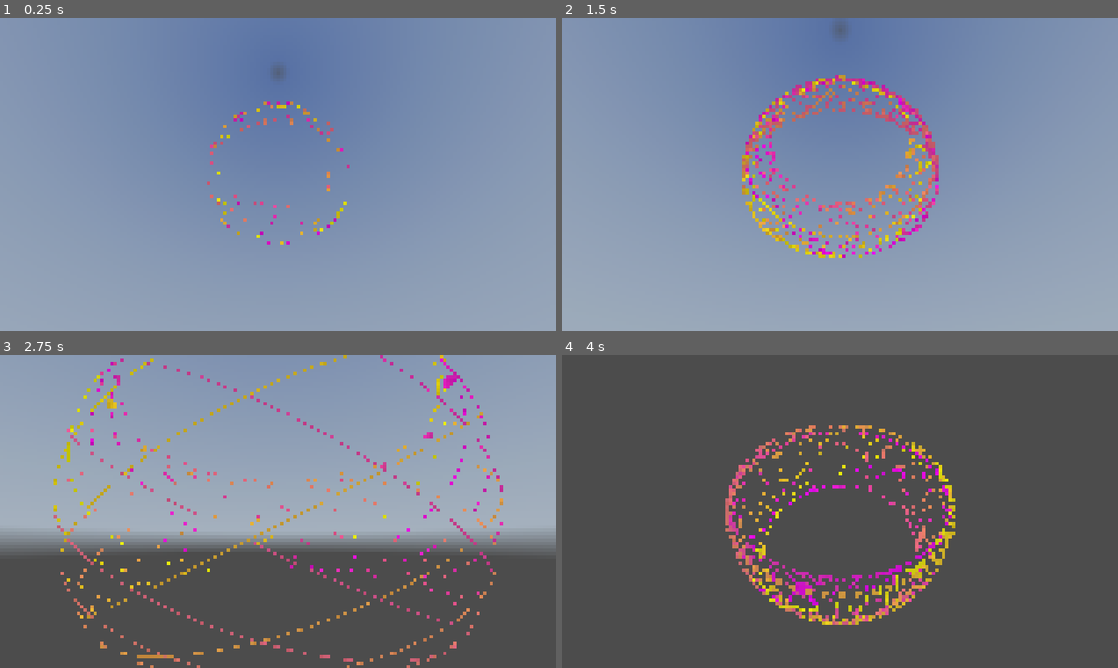
Above: before the commit, frames 1-4 (two rows, left to right).
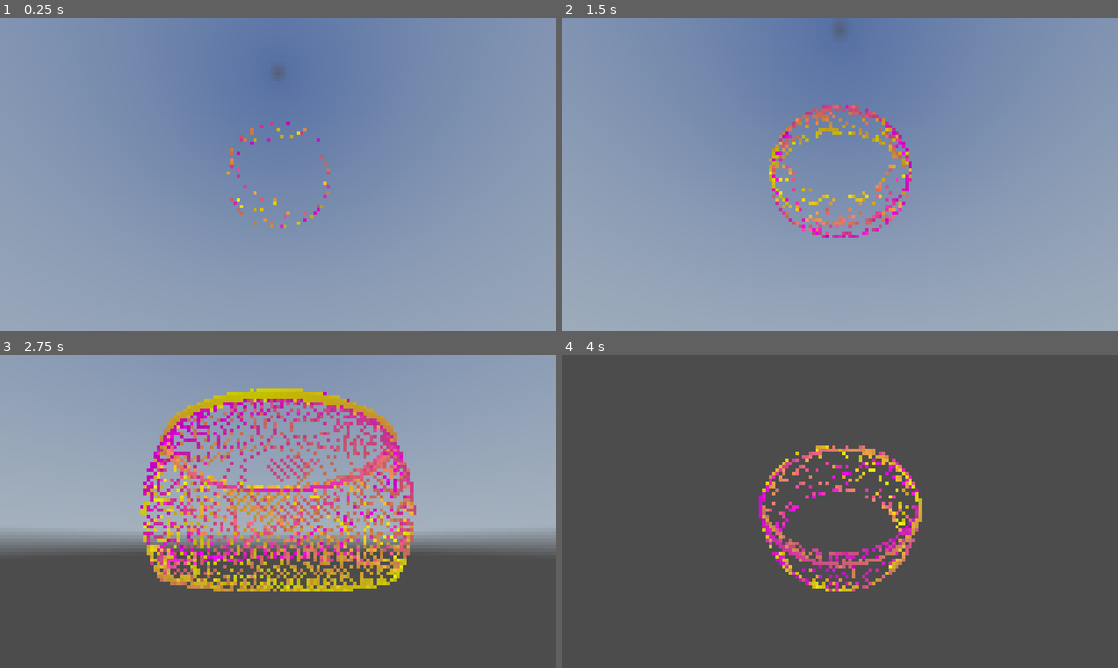
Above: after the commit, the same moments.

Repository: kasworld/gd4orbit_sphere3d
Game: Godot game, scene res://main.tscn
The game is run twice, just before and just after one commit, with the same random seed, the same clock (stepped at 60 frames per second) and the same inputs. A sky picture missing from this copy of the repository is replaced by a grey-blue gradient.
Inputs (mouse positions are in pixels of both pictures, inside the frame that each line leads up to):
- Up to frame 1 (0.25 s): no input
- Up to frame 2 (1.5 s): tap Enter at 0.5 s; move the mouse to (962, 158) at 0.52 s; click (962, 158) at 0.67 s; move the mouse to (728, 190) at 1.27 s; click (728, 190) at 1.42 s
- Up to frame 3 (2.75 s): move the mouse to (333, 442) at 2.02 s; click (333, 442) at 2.17 s
- Up to frame 4 (4 s): move the mouse to (812, 574) at 2.77 s; click (812, 574) at 2.92 s; move the mouse to (1006, 558) at 3.52 s; click (1006, 558) at 3.67 s

The runs differ from the first frame. In frame 1, 1.0% of the frame differs, in the area x 37-63%, y 26-73%; in frame 2, 6.1%; in frame 3, 18%, in the area x 9-91%, y 0-100%; in frame 4, 7.7%.

Commit message:
add Bracelet

Diff:
--- /dev/null
+++ b/bracelet.gd
@@ -0,0 +1,50 @@
+extends Node3D
+class_name Bracelet
+
+var orbitsphere_scene = preload("res://orbit_sphere/orbit_sphere.tscn")
+
+var orbit_r := 100.0
+var co1 := Color.MAGENTA
+var co2 := Color.YELLOW
+var visible_count :int = 3
+var count_inc :int = 1
+var orbsph_list :Array = []
+
+func init(n :int, ob_r :float) -> void:
+	orbit_r = ob_r
+	for i in n:
+		var sp_r = orbit_r / 50
+		var axis = Vector3.UP.rotated(Vector3.RIGHT.rotated(Vector3.UP,2*PI/n*i), PI/6 )
+		var orsp = orbitsphere_scene.instantiate(
+			).궤도설정(ob_r, 1, axis, 2*PI/n*i
+			).구설정(sp_r, 0, Vector3.UP
+		)
+		orbsph_list.append(orsp)
+		add_child(orsp)
+
+func change_궤도(n :int, orbit_r :float) -> void:
+	for o in orbsph_list:
+		o.hide()
+	for i in n:
+		var axis = Vector3.UP.rotated(Vector3.RIGHT.rotated(Vector3.UP,2*PI/n*i), PI/6 )
+		var rate := (i as float) / (n as float) *2
+		if rate > 1 :
+			rate = 2 - rate
+		orbsph_list[i].궤도설정(orbit_r, 1, axis, 2*PI/n*i
+			).구색설정(co2.lerp(co1, rate)
+			).궤도색설정(co1.lerp(co2, rate)
+		)
+		orbsph_list[i].show()
+
+func _process(delta: float) -> void:
+	change_visible_count()
+
+func change_visible_count() -> void:
+	visible_count += count_inc
+	if visible_count > orbsph_list.size():
+		count_inc = -1
+		visible_count = orbsph_list.size()
+	if visible_count < 3:
+		count_inc = 1
+		visible_count = 3
+	change_궤도(visible_count, orbit_r/2 *1.5)
--- /dev/null
+++ b/bracelet.tscn
@@ -0,0 +1,6 @@
+[gd_scene load_steps=2 format=3 uid="uid://cxgyhv16ltuh6"]
+
+[ext_resource type="Script" uid="uid://c1t4hohcv3vxd" path="res://bracelet.gd" id="1_im0al"]
+
+[node name="Bracelet" type="Node3D"]
+script = ExtResource("1_im0al")
--- a/main.gd
+++ b/main.gd
@@ -1,64 +1,13 @@
 extends Node3D
-
-var orbitsphere_scene = preload("res://orbit_sphere/orbit_sphere.tscn")
 
 var TotalDiagonal := 100.0
 var TotalHeight := 100
-var co1 := Color.YELLOW
-var co2 := Color.MAGENTA
 
 func _ready() -> void:
-	make_orbit_sphere(90, TotalDiagonal/2 *1.5)
-	visible_count = 3
-	count_inc = 1
-
-var visible_count :int
-var count_inc :int
-func change_visible_count() -> void:
-	visible_count += count_inc
-	if visible_count > orbsph_list.size():
-		count_inc = -1
-		visible_count = orbsph_list.size()
-	if visible_count < 3:
-		count_inc = 1
-		visible_count = 3
-	change_궤도(visible_count, TotalDiagonal/2 *1.5)
-
-var orbsph_list :Array = []
-func make_orbit_sphere(n :int, orbit_r :float) -> void:
-	for i in n:
-		var ob_r = orbit_r
-		var sp_r = orbit_r / 50
-		var axis = Vector3.UP.rotated(Vector3.RIGHT.rotated(Vector3.UP,2*PI/n*i), PI/6 )
-		var rate := (i as float) / (n as float)
-		var orsp = orbitsphere_scene.instantiate(
-			).궤도설정(ob_r, 1, axis, 2*PI/n*i
-			).구설정(sp_r, 0, Vector3.UP
-			).구색설정(co2.lerp(co1, rate)
-			).궤도색설정(co1.lerp(co2, rate)
-		)
-		orbsph_list.append(orsp)
-		add_child(orsp)
-
-func change_궤도(n :int, orbit_r :float) -> void:
-	for o in orbsph_list:
-		o.hide()
-	for i in n:
-		var axis = Vector3.UP.rotated(Vector3.RIGHT.rotated(Vector3.UP,2*PI/n*i), PI/6 )
-		var rate := (i as float) / (n as float)
-		orbsph_list[i].궤도설정(orbit_r, 1, axis, 2*PI/n*i
-			).구색설정(co2.lerp(co1, rate)
-			).궤도색설정(co1.lerp(co2, rate)
-		)
-		orbsph_list[i].show()
-
-func orbit_pos() -> void:
-	for n in orbsph_list:
-		n.position = Vector3.ZERO
+	$Bracelet.init(180, TotalDiagonal/2 *1.5)
 
 func _process(delta: float) -> void:
 	move_camera(delta)
-	change_visible_count()
 
 func move_camera(_delta: float) -> void:
 	var t = -Time.get_unix_time_from_system() /2.3
--- a/main.tscn
+++ b/main.tscn
@@ -1,7 +1,8 @@
-[gd_scene load_steps=6 format=3 uid="uid://ue3plfh0xig2"]
+[gd_scene load_steps=7 format=3 uid="uid://ue3plfh0xig2"]
 
 [ext_resource type="Script" uid="uid://dkm0w35nly1l7" path="res://main.gd" id="1_ig7tw"]
 [ext_resource type="Texture2D" uid="uid://pqs6lcrw438x" path="res://image/skymap.hdr" id="2_0xm2m"]
+[ext_resource type="PackedScene" uid="uid://cxgyhv16ltuh6" path="res://bracelet.tscn" id="3_h2yge"]
 
 [sub_resource type="PanoramaSkyMaterial" id="PanoramaSkyMaterial_h2yge"]
 panorama = ExtResource("2_0xm2m")
@@ -29,3 +30,5 @@
 [node name="OmniLight3D" type="OmniLight3D" parent="."]
 shadow_enabled = true
 omni_range = 200.0
+
+[node name="Bracelet" parent="." instance=ExtResource("3_h2yge")]
Not shown, added: bracelet.gd.uid
